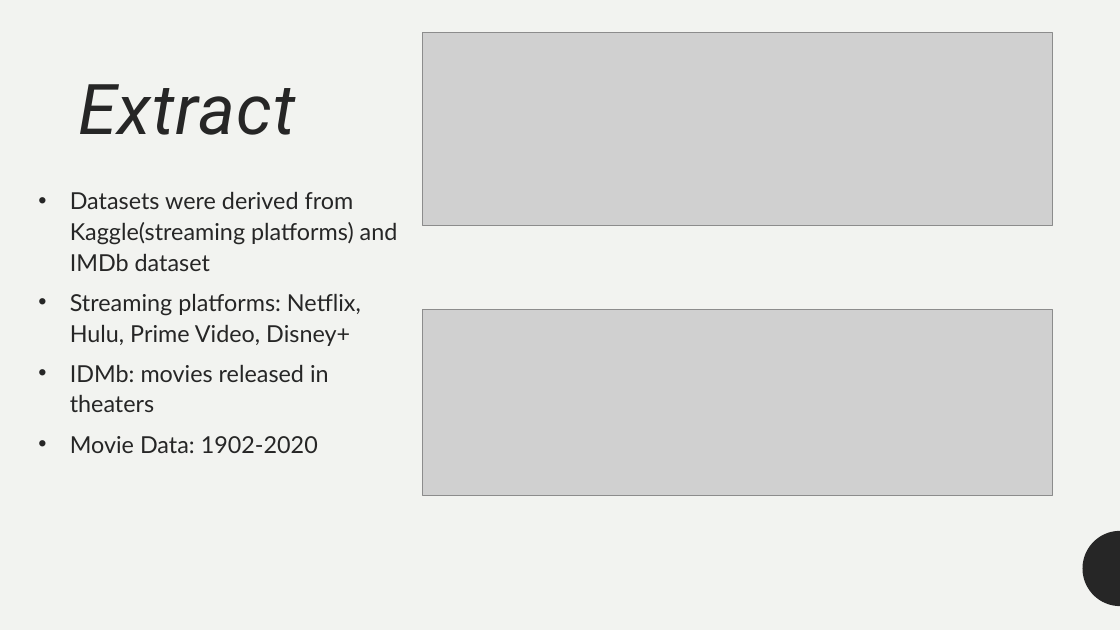
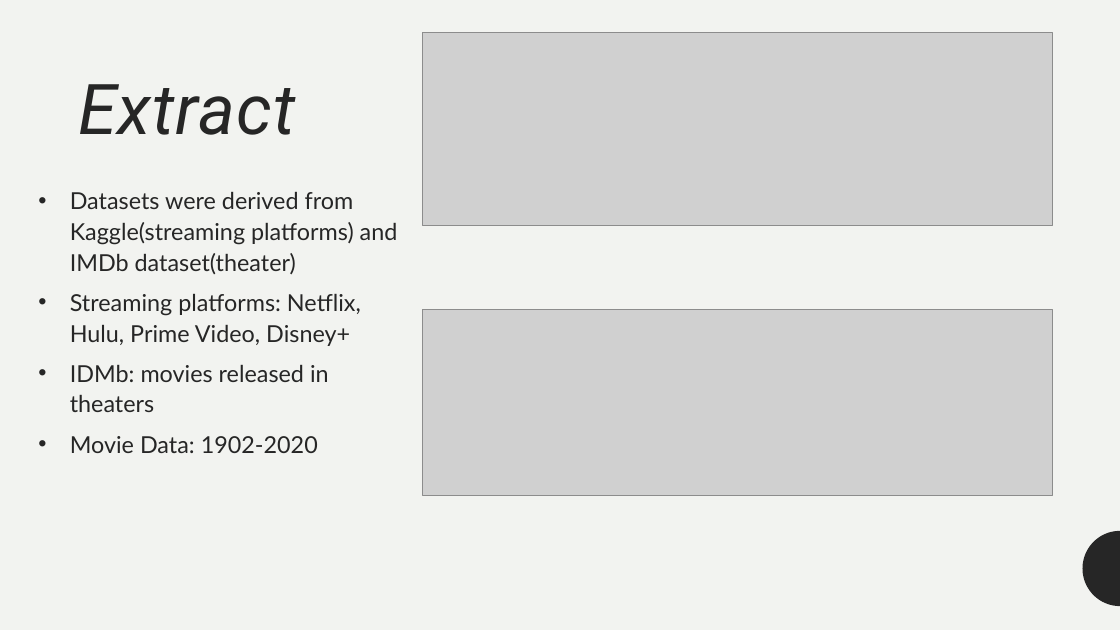
Before and after one commit to cyoungman9/ETL_PROJECT, a slide deck: slide 3 of ETL_Project.pptx. Drawn at 1120x630 pixels with LibreOffice and Linux fonts; fonts in the diff are those of the drawing; grey boxes stand for pictures. Boxes give left, top, right and bottom in pixels: in the first picture for what was removed or moved away, otherwise in the second. Text is boxed around its words. In the diff, an @@ line names an element or a change of style, - is before the commit and + after.

Commit message:
adding new files

```diff
--- a/ETL_Project.pptx
+++ b/ETL_Project.pptx
@@ text at <box>70,192,398,274</box>: text changed @@
-• Datasets were derived from Kaggle(streaming platforms) and IMDb dataset
+• Datasets were derived from Kaggle(streaming platforms) and IMDb dataset(theater)
```
Also in this commit, not shown: 1 other slide changed.
